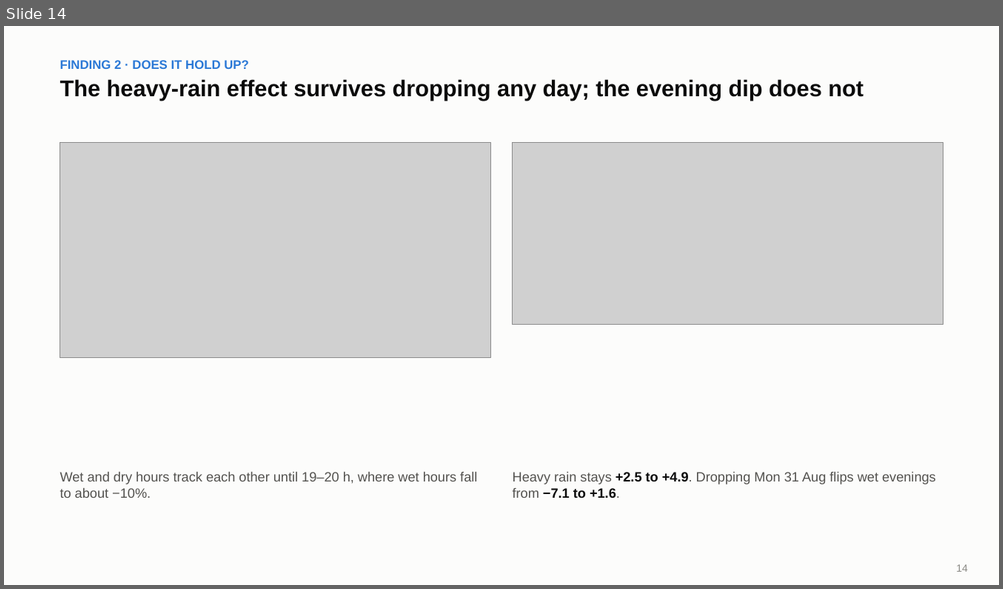
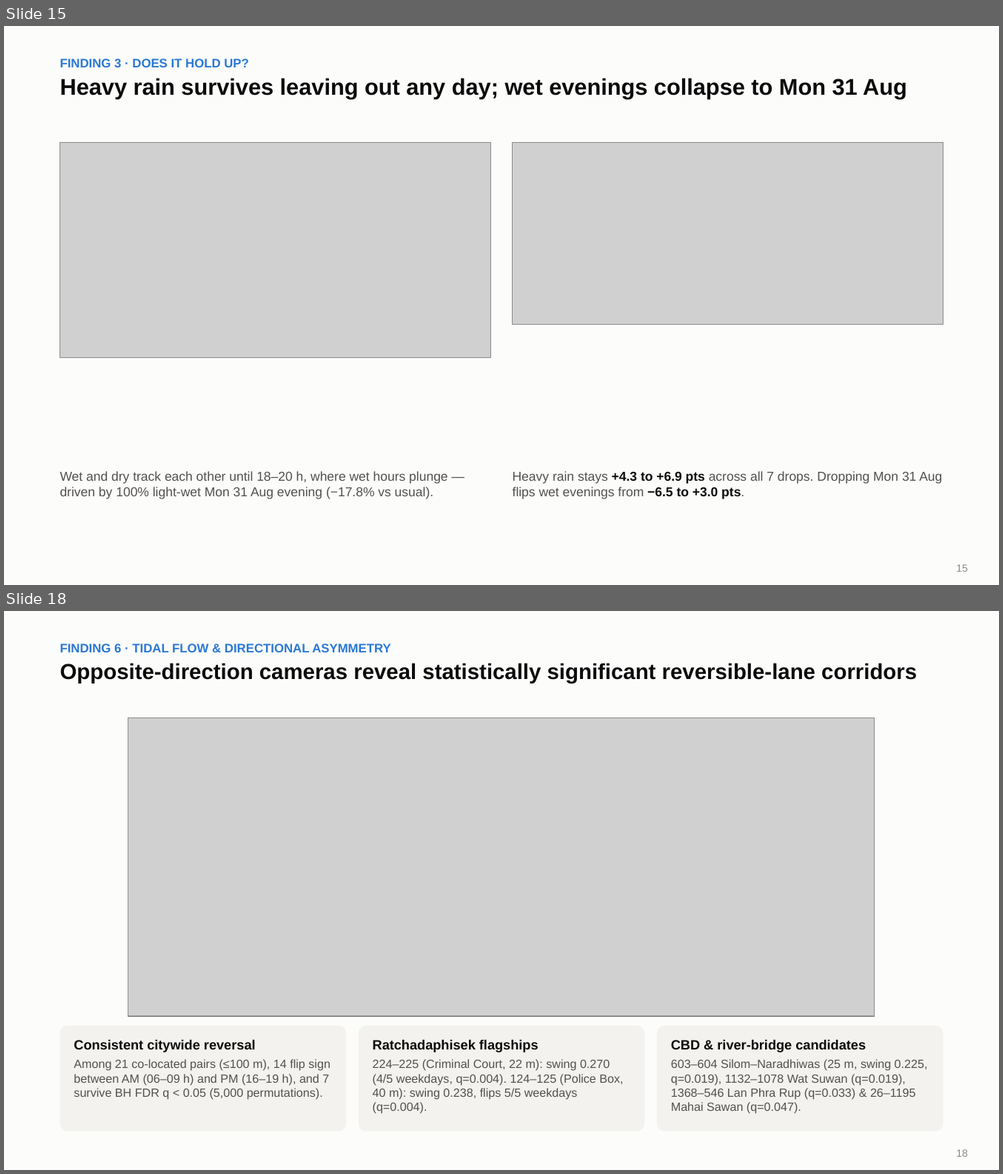
Before and after one commit to PEN1TENT/DSDE-final-project, a slide deck: reports/slides/slides.pptx. Shown one above the other, each under a label of ours: slide 14 before the commit, slides 15 and 18 after it; the slides between them are not shown. The pictures are 1003x589 and 1003x1174 pixels, drawn with LibreOffice and Linux fonts; fonts in the diff are those of the drawing; grey boxes stand for pictures. Boxes give left, top, right and bottom in pixels: in the first picture for what was removed or moved away, otherwise in the second. Text is boxed around its words. In the diff, an @@ line names an element or a change of style, - is before the commit and + after.

Commit message:
Add feed audit, Traffic DNA, rain DiD, tidal flow, spatial sync insights and 22-slide deck

```diff
--- a/reports/slides/slides.pptx
+++ b/reports/slides/slides.pptx
@@ slide 18 added at box(4, 611, 999, 1170), background #FCFCFB @@
@@ text added at box(60, 644, 391, 652), 12 pt, text #2A78D6, bold @@
+FINDING 6 · TIDAL FLOW & DIRECTIONAL ASYMMETRY
@@ text added at box(60, 663, 916, 684), 21 pt, text #0B0B0B, bold @@
+Opposite-direction cameras reveal statistically significant reversible-lane corridors
@@ picture added at box(128, 718, 875, 1017) @@
@@ rounded rectangle added at box(60, 1026, 346, 1132), fill #F3F2EE @@
@@ rounded rectangle added at box(358, 1026, 644, 1132), fill #F3F2EE @@
@@ rounded rectangle added at box(657, 1026, 942, 1132), fill #F3F2EE @@
@@ text added at box(74, 1039, 256, 1053), 13 pt, text #0B0B0B, bold @@
+Consistent citywide reversal
@@ text added at box(373, 1039, 538, 1053), 13 pt, text #0B0B0B, bold @@
+Ratchadaphisek flagships
@@ text added at box(671, 1039, 865, 1053), 13 pt, text #0B0B0B, bold @@
+CBD & river-bridge candidates
@@ text added at box(74, 1059, 330, 1100), 11.5 pt, text #52514E @@
+Among 21 co-located pairs (≤100 m), 14 flip sign between AM (06–09 h) and PM (16–19 h), and 7 survive BH FDR q < 0.05 (5,000 permutations).
@@ text added at box(373, 1059, 623, 1114), 11.5 pt, text #52514E @@
+224–225 (Criminal Court, 22 m): swing 0.270 (4/5 weekdays, q=0.004). 124–125 (Police Box, 40 m): swing 0.238, flips 5/5 weekdays (q=0.004).
@@ text added at box(671, 1059, 928, 1114), 11.5 pt, text #52514E @@
+603–604 Silom–Naradhiwas (25 m, swing 0.225, q=0.019), 1132–1078 Wat Suwan (q=0.019), 1368–546 Lan Phra Rup (q=0.033) & 26–1195 Mahai Sawan (q=0.047).
@@ text added at box(956, 1150, 967, 1157), 10 pt, text #8A8984 @@
+18
@@ what was slide 14 is now slide 15 @@
@@ slide 15 changed as well @@
@@ text at box(60, 59, 249, 67): text changed @@
-FINDING 2 · DOES IT HOLD UP?
+FINDING 3 · DOES IT HOLD UP?
@@ text at box(60, 78, 907, 99): text changed @@
-The heavy-rain effect survives dropping any day; the evening dip does not
+Heavy rain survives leaving out any day; wet evenings collapse to Mon 31 Aug
@@ text at box(60, 471, 447, 500): text changed; size 13 to 12.5 pt @@
-Wet and dry hours track each other until 19–20 h, where wet hours fall to about −10%.
+Wet and dry track each other until 18–20 h, where wet hours plunge — driven by 100% light-wet Mon 31 Aug evening (−17.8% vs usual).
@@ text at box(512, 471, 942, 500): text changed; size 13 to 12.5 pt @@
-Heavy rain stays +2.5 to +4.9. Dropping Mon 31 Aug flips wet evenings from −7.1 to +1.6.
+Heavy rain stays +4.3 to +6.9 pts across all 7 drops. Dropping Mon 31 Aug flips wet evenings from −6.5 to +3.0 pts.
@@ text at box(956, 565, 967, 572): text changed @@
-14
+15
```
Also in this commit, not shown: 15 other slides changed, 5 other slides added, 2 slides removed, 34 other files.
